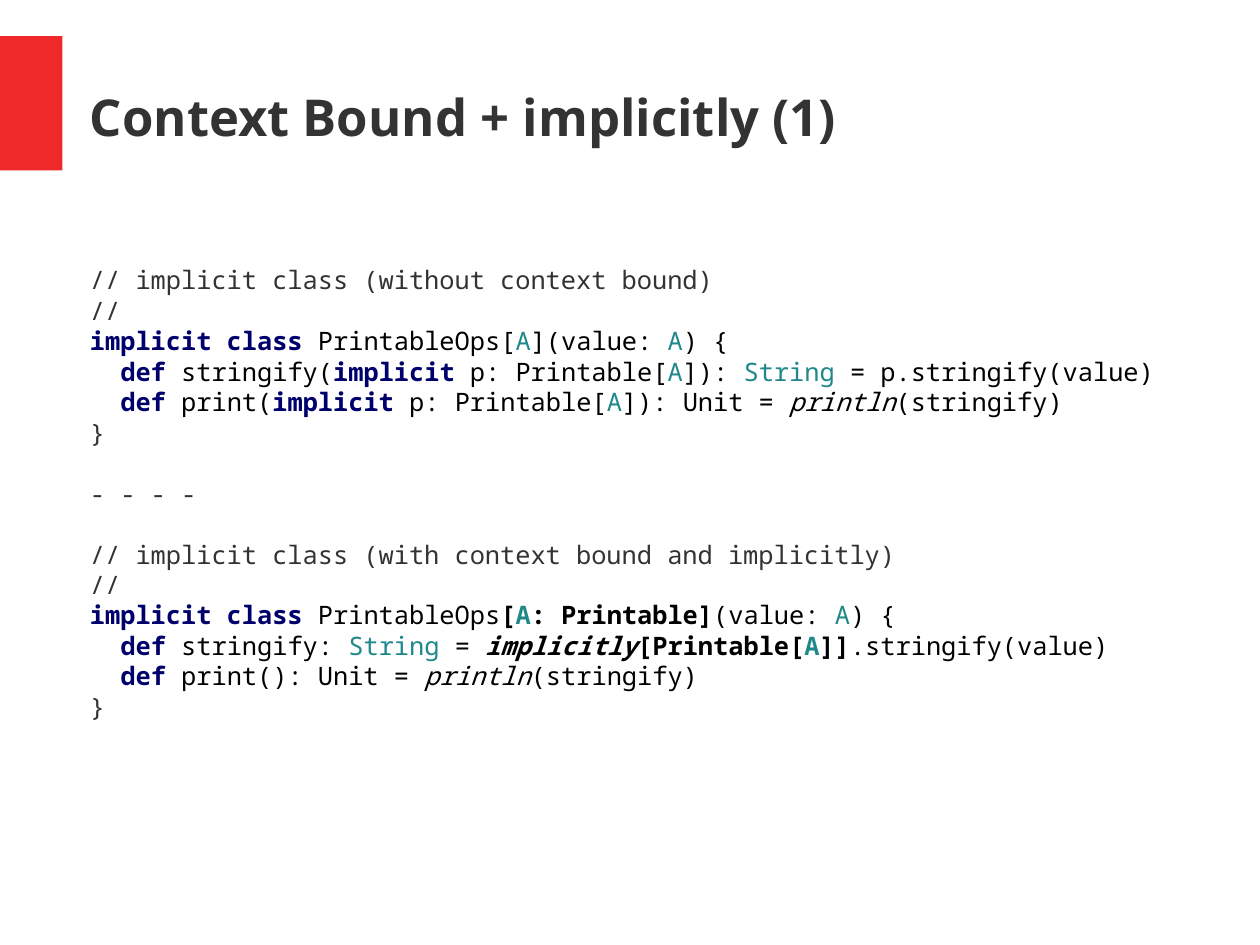
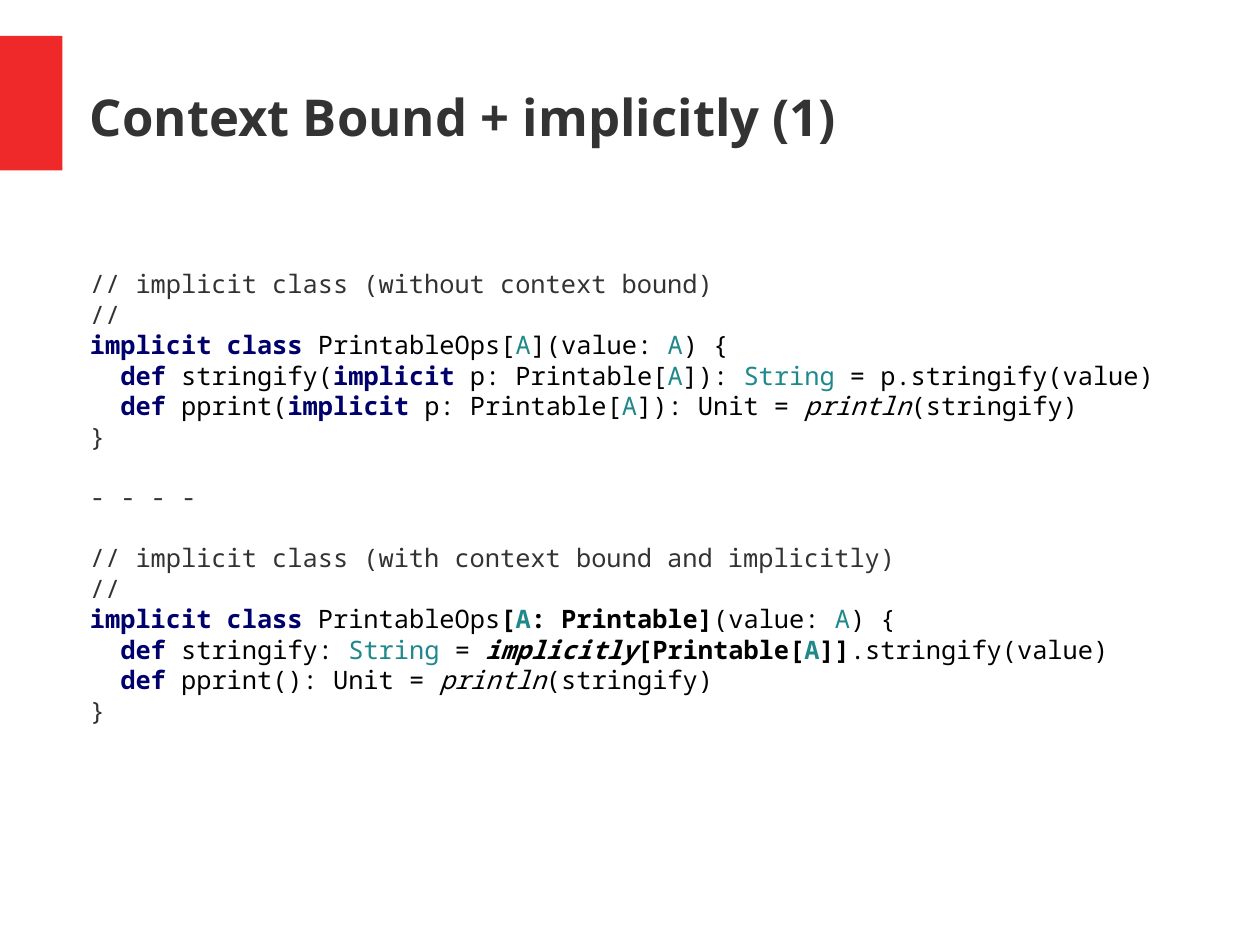
Before and after one commit to hermannhueck/typeclasses, a slide deck: slide 23 of Slides/TypeClasses.pptx. Drawn at 1260x945 pixels with LibreOffice and Linux fonts; fonts in the diff are those of the drawing. Boxes give left, top, right and bottom in pixels: in the first picture for what was removed or moved away, otherwise in the second. Text is boxed around its words. In the diff, an @@ line names an element or a change of style, - is before the commit and + after.

```diff
--- a/Slides/TypeClasses.pptx
+++ b/Slides/TypeClasses.pptx
@@ text at (120, 390, 1078, 422): text changed @@
-def print(implicit p: Printable[A]): Unit = println(stringify)
+def pprint(implicit p: Printable[A]): Unit = println(stringify)
@@ text at (120, 664, 713, 696): text changed @@
-def print(): Unit = println(stringify)
+def pprint(): Unit = println(stringify)
```
Also in this commit, not shown: 10 other slides changed, 1 other file.
